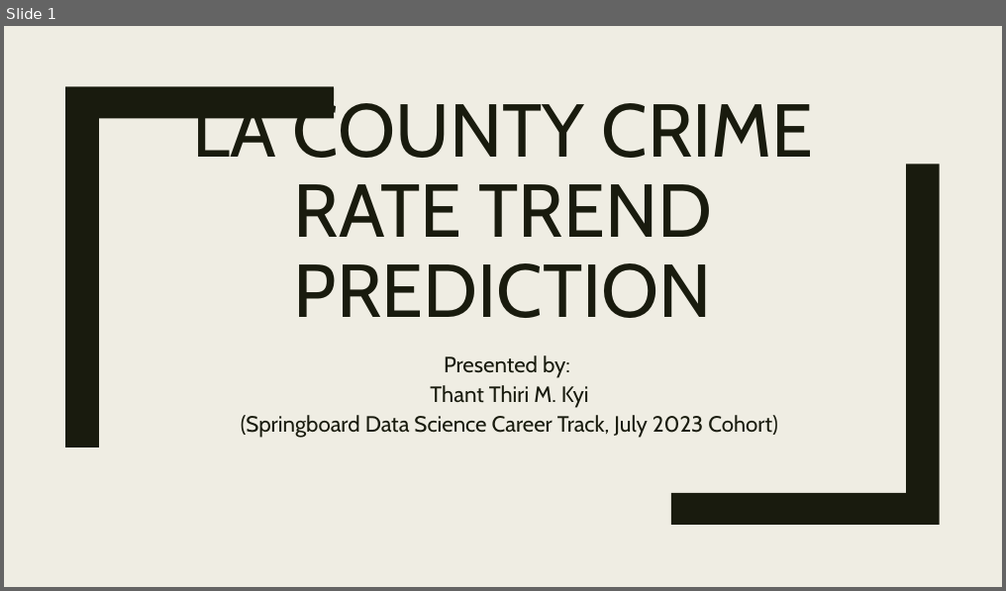
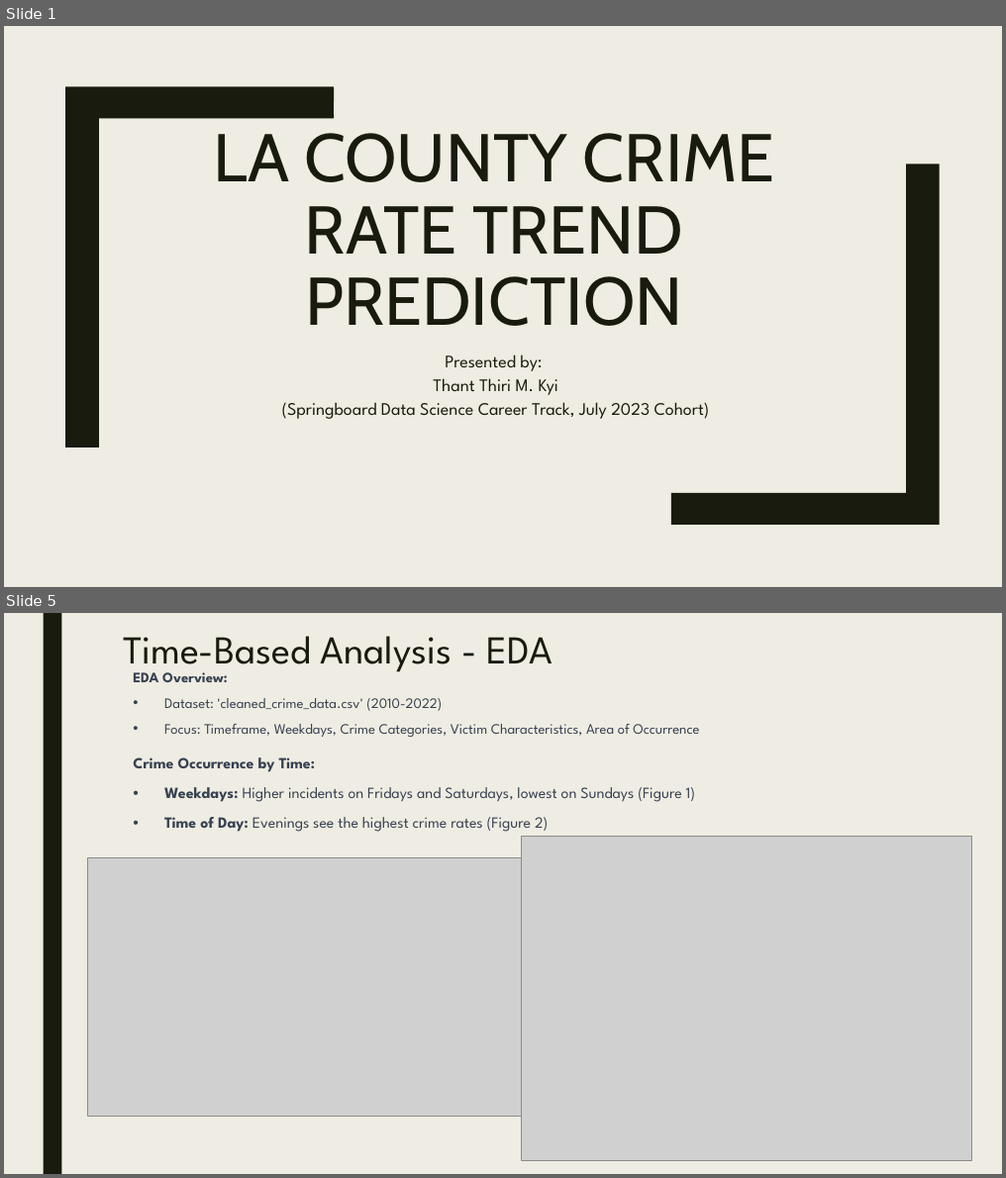
Before and after one commit to thikyi/DataScienceCapstoneTwo, a slide deck: reports/ProjectPresentation_v1.0.pptx. Shown one above the other, each under a label of ours: slide 1 before the commit, slides 1 and 5 after it; the slides between them are not shown. The pictures are 1006x591 and 1006x1178 pixels, drawn with LibreOffice and Linux fonts; fonts in the diff are those of the drawing; grey boxes stand for pictures. Boxes give left, top, right and bottom in pixels: in the first picture for what was removed or moved away, otherwise in the second. Text is boxed around its words. In the diff, an @@ line names an element or a change of style, - is before the commit and + after.

```diff
--- a/reports/ProjectPresentation_v1.0.pptx
+++ b/reports/ProjectPresentation_v1.0.pptx
@@ slide 5 added at <box>4,613,1002,1174</box>, background #EFEDE3 @@
@@ rectangle added at <box>43,613,61,1174</box>, fill #191B0E @@
@@ title added at <box>124,636,551,676</box>, 38 pt, text #191B0E @@
+Time-Based Analysis - EDA
@@ text added at <box>133,672,699,737</box>, 13.9 pt, text #374151 @@
+EDA Overview:
+• Dataset: 'cleaned_crime_data.csv' (2010-2022)
+• Focus: Timeframe, Weekdays, Crime Categories, Victim Characteristics, Area of Occurrence
@@ text added at <box>133,758,696,832</box>, 15 pt, text #374151 @@
+Crime Occurrence by Time:
+• Weekdays: Higher incidents on Fridays and Saturdays, lowest on Sundays (Figure 1)
+• Time of Day: Evenings see the highest crime rates (Figure 2)
@@ picture added at <box>522,836,972,1160</box> @@
@@ picture added at <box>87,858,521,1116</box> @@
@@ slide 1 changed as well @@
@@ title "LA COUNTY CRIME RATE TREND ...": place and size @@
-title "LA COUNTY CRIME RATE TREND ..." at <box>192,94,814,318</box>
+title "LA COUNTY CRIME RATE TREND ..." at <box>214,133,774,326</box>
@@ title "LA COUNTY CRIME RATE TREND ..." at <box>214,133,774,326</box>: size 72 to 65 pt @@
@@ subtitle "Presented by:": place and size @@
-subtitle "Presented by:" at <box>241,356,778,438</box>
+subtitle "Presented by:" at <box>282,355,710,419</box>
@@ subtitle "Presented by:" at <box>282,355,710,419</box>: size 21.3 to 17 pt, font Cabin to League Spartan @@
```
Also in this commit, not shown: 14 other slides added, 11 slides removed, 2 other files.
